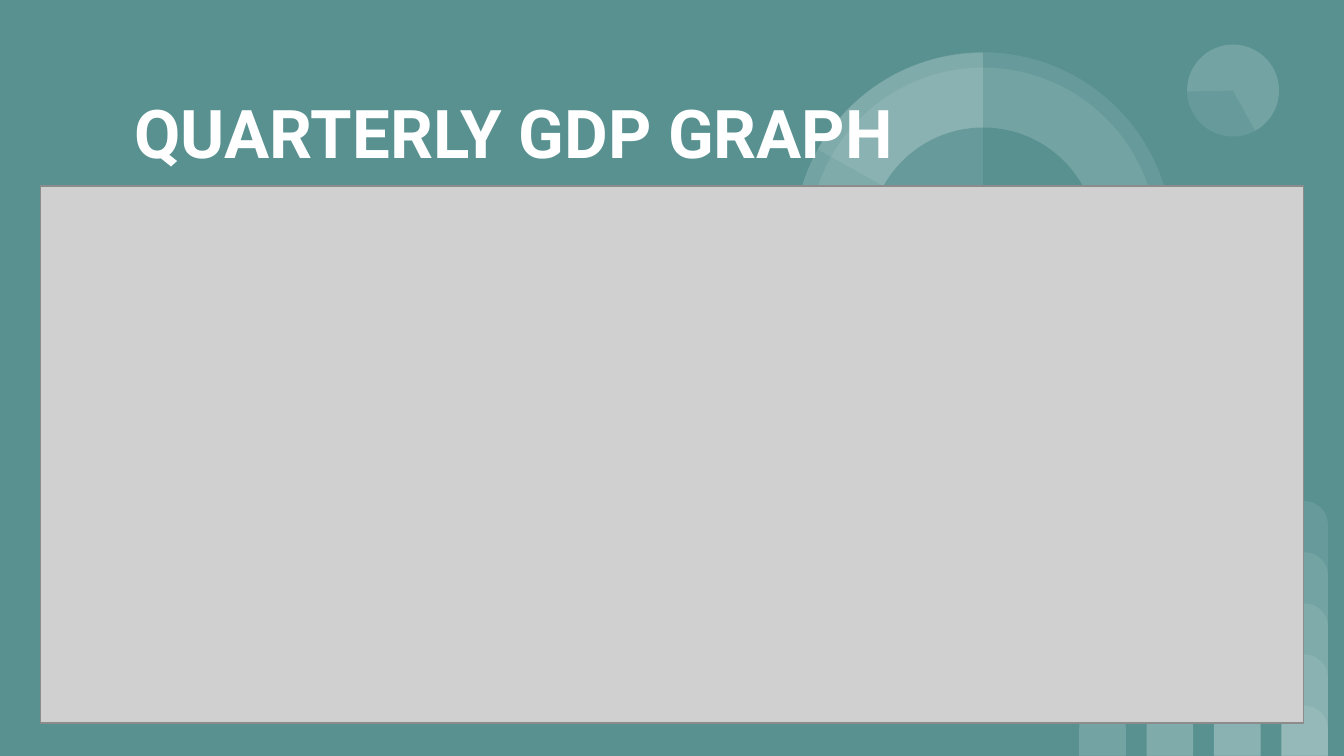
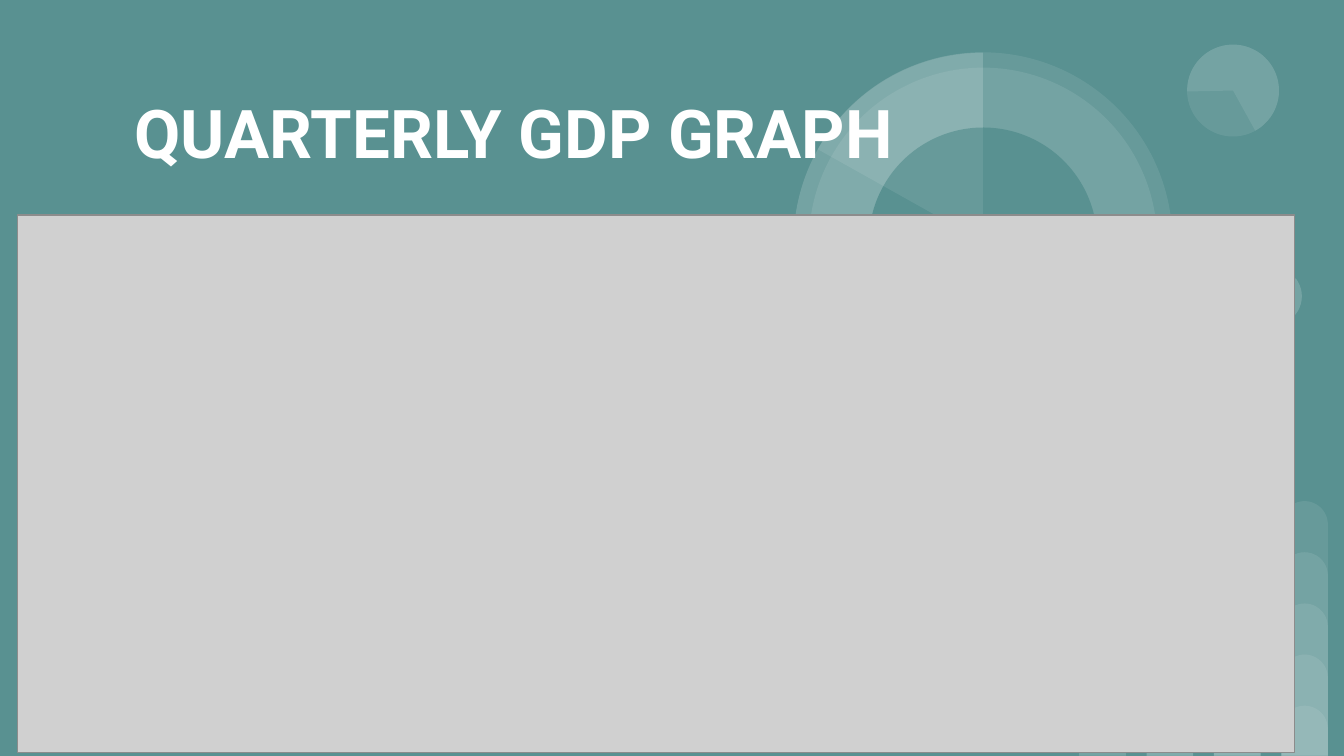
Before and after one commit to Adeleye-Emmanuel/covid19_data_analysis, a slide deck: slide 26 of Covid-19 Executive_Summary.pptx. Drawn at 1344x756 pixels with LibreOffice and Linux fonts; fonts in the diff are those of the drawing; grey boxes stand for pictures. Boxes give left, top, right and bottom in pixels: in the first picture for what was removed or moved away, otherwise in the second. Text is boxed around its words. In the diff, an @@ line names an element or a change of style, - is before the commit and + after.

```diff
--- a/Covid-19 Executive_Summary.pptx
+++ b/Covid-19 Executive_Summary.pptx
@@ picture: place and size @@
-picture at bbox=[40, 185, 1304, 723]
+picture at bbox=[17, 215, 1294, 753]
@@ ellipse added at bbox=[1243, 267, 1301, 325], fill #FFFFFF at 9% opacity @@
@@ pie slice (boxed as its full ellipse) added at bbox=[1243, 267, 1301, 325], fill #FFFFFF at 9% opacity @@
```
Also in this commit, not shown: 9 other slides changed, 6 slides added, 6 slides removed, 1 other file.
